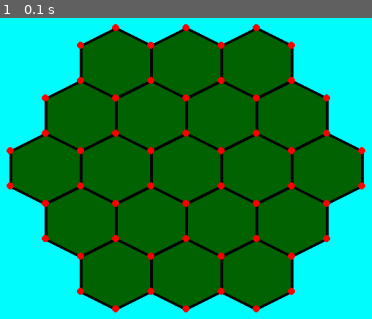
Above: before the commit, frame 1.
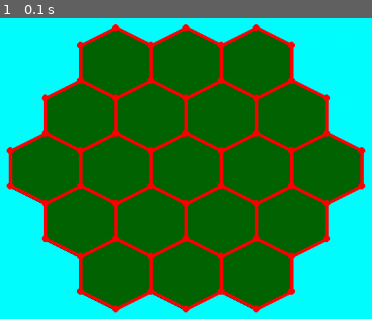
Above: after the commit, the same moment.

Repository: reeeeverb/pygame-experiments
Game: pygame game, started from main.py
The game is run twice, just before and just after one commit, with the same random seed, the same clock (stepped at 60 frames per second) and the same inputs.
Inputs:
- Up to frame 1 (0.1 s): no input

The runs differ from the first frame. In frame 1, 8.5% of the frame differs, in the area x 2-98%, y 2-98%.

Commit message:
edge drawing added

Diff:
--- a/main.py
+++ b/main.py
@@ -33,17 +33,51 @@
     draw_tile(x,y+300,terrains[16])
     draw_tile(x+100,y+300,terrains[17])
     draw_tile(x+200,y+300,terrains[18])
-    return array_board(x,y)
-def array_board(x,y):
+    return board_corners(x,y), board_edges(x,y)
+def board_corners(x,y):
     out = []
-    out+=(array_tile(x-50,y-75,3))
-    out+=(array_tile(x-100,y,4))
-    out+=(array_tile(x-150,y+75,5))
-    out+=(array_tile(x-150,y+125,5,True))
-    out+=(array_tile(x-100,y+200,4,True))
-    out+=(array_tile(x-50,y+275,3,True))
+    out+=(tile_corners(x-50,y-75,3))
+    out+=(tile_corners(x-100,y,4))
+    out+=(tile_corners(x-150,y+75,5))
+    out+=(tile_corners(x-150,y+125,5,True))
+    out+=(tile_corners(x-100,y+200,4,True))
+    out+=(tile_corners(x-50,y+275,3,True))
     return out
-def array_tile(x,y,r,inverted=False):
+def board_edges(x,y):
+    out = []
+    out+=(tile_edges(x-50,y-75,3))
+    out+=(tile_edges(x-50,y-75,3,vertical=True))
+    out+=(tile_edges(x-100,y,4))
+    out+=(tile_edges(x-100,y,4,vertical=True))
+    out+=(tile_edges(x-150,y+75,5))
+    out+=(tile_edges(x-150,y+75,5,vertical=True))
+    out+=(tile_edges(x-150,y+125,5,inverted = True))
+    out+=(tile_edges(x-100,y+150,4,vertical = True))
+    out+=(tile_edges(x-100,y+200,4,inverted = True))
+    out+=(tile_edges(x-50,y+225,3,vertical = True))
+    out+=(tile_edges(x-50,y+275,3,inverted = True))
+    return out
+def tile_edges(x,y,r,inverted = False, vertical=False):
+    result = []
+    sprites = []
+    for i in range(r):
+        if inverted:
+            result.append(((x,y),(x+50,y+25)))
+            result.append(((x+50,y+25),(x+100,y)))
+        elif vertical:
+            result.append(((x,y),(x,y+50)))
+        else:
+            result.append(((x,y),(x+50,y-25)))
+            result.append(((x+50,y-25),(x+100,y)))
+        x +=100
+    if vertical:
+        result.append(((x,y),(x,y+50)))
+    for fir in result:
+        s = pygame.draw.line(screen,"red",fir[0],fir[1],5)
+        sprites.append(s)
+    return sprites
+
+def tile_corners(x,y,r,inverted=False):
     #150,100
     result = []
     sprites = []
@@ -69,6 +103,7 @@
     for event in pygame.event.get():
         if event.type == pygame.MOUSEBUTTONUP:
             pos = pygame.mouse.get_pos()
+            print(pos)
             clicked = [s for s in corners if s.collidepoint(pos)]
             print(corners.index(clicked[0]) if len(clicked) == 1 else "Invalid Location")
         if event.type == pygame.QUIT:
